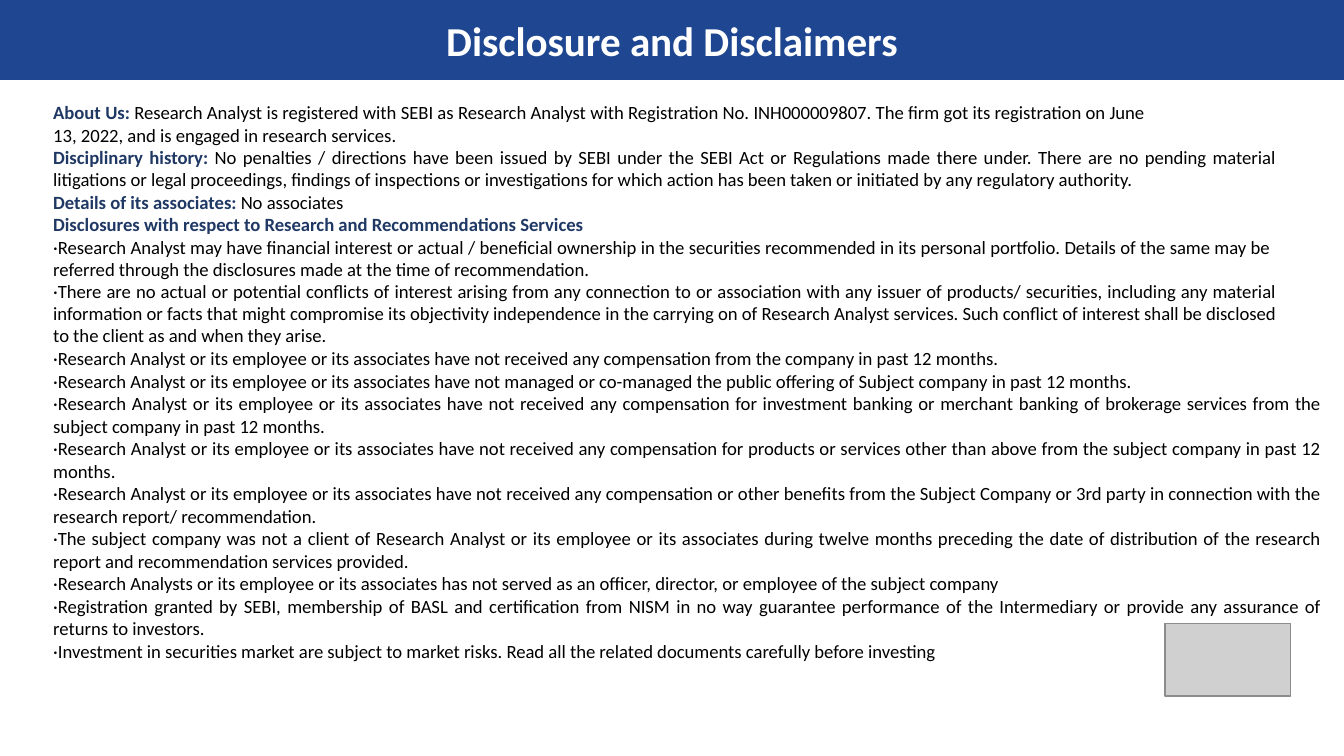
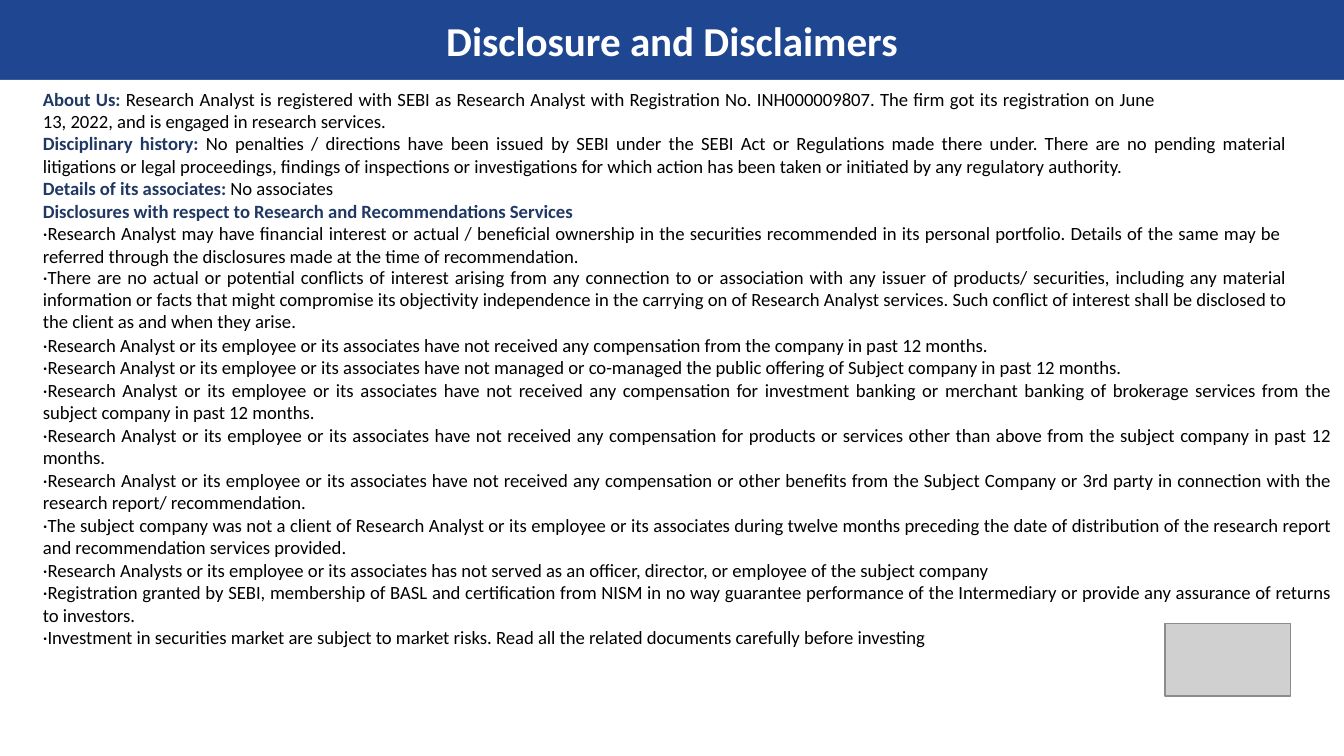
Before and after one commit to pratik1133/fluffy-lamp, a slide deck: slide 16 of master_template.pptx. Drawn at 1344x756 pixels with LibreOffice and Linux fonts; fonts in the diff are those of the drawing; grey boxes stand for pictures; background and template pictures are left out. Boxes give left, top, right and bottom in pixels: in the first picture for what was removed or moved away, otherwise in the second. Text is boxed around its words. In the diff, an @@ line names an element or a change of style, - is before the commit and + after.

```diff
--- a/master_template.pptx
+++ b/master_template.pptx
@@ rectangle "About Us: Research Analyst is ...": place and size @@
-rectangle "About Us: Research Analyst is ..." at box(53, 106, 1320, 662)
+rectangle "About Us: Research Analyst is ..." at box(0, 79, 1344, 700)
```
Also in this commit, not shown: 15 other slides changed.
